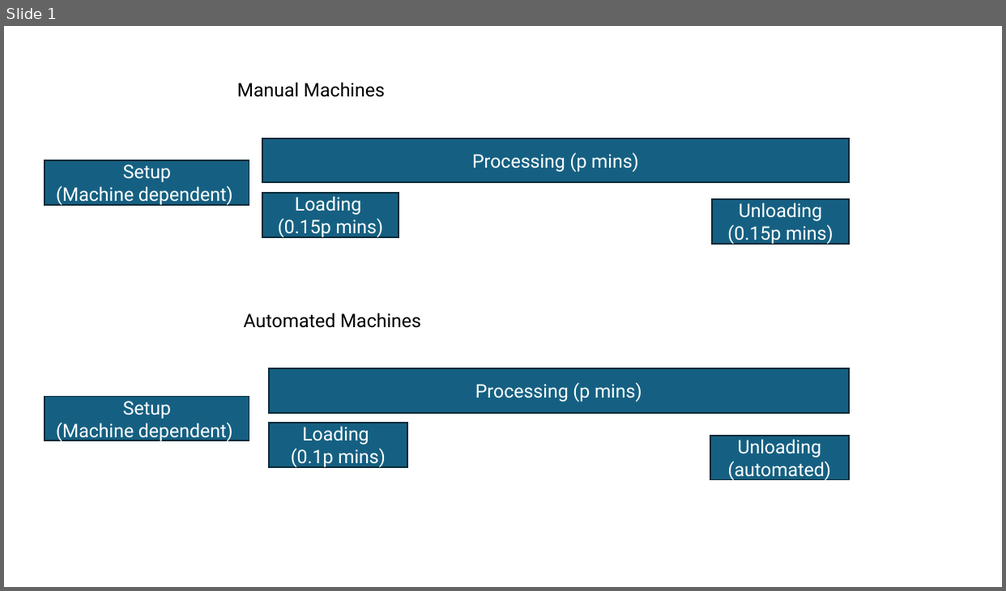
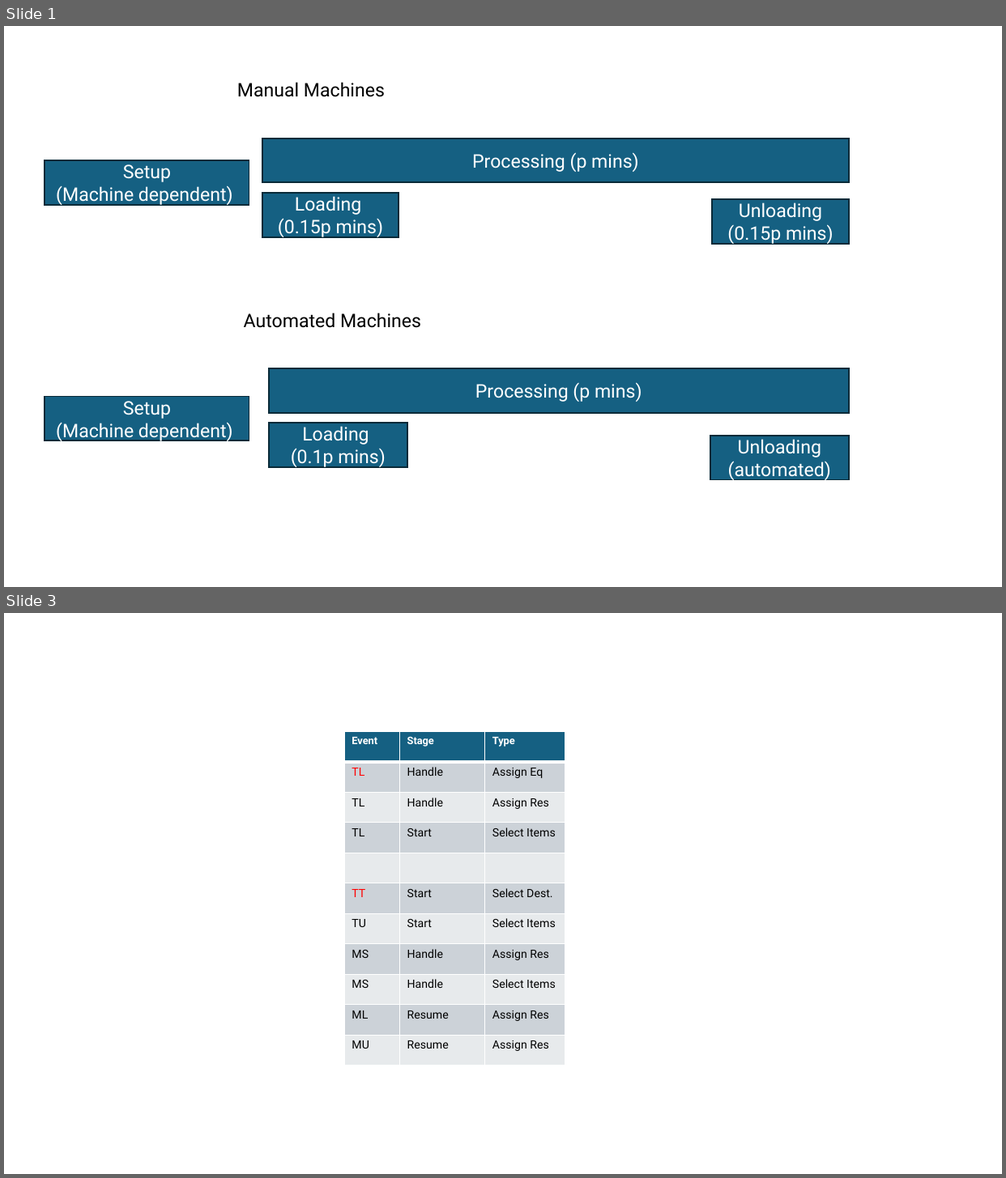
Before and after one commit to muratfirat78/ProductionPlanning, a slide deck: TBRM Machine processing.pptx. Shown one above the other, each under a label of ours: slide 1 before the commit, slides 1 and 3 after it; the slides between them are not shown. The pictures are 1006x591 and 1006x1178 pixels, drawn with LibreOffice and Linux fonts; fonts in the diff are those of the drawing. Boxes give left, top, right and bottom in pixels: in the first picture for what was removed or moved away, otherwise in the second. Text is boxed around its words. In the diff, an @@ line names an element or a change of style, - is before the commit and + after.

```diff
--- a/TBRM Machine processing.pptx
+++ b/TBRM Machine processing.pptx
@@ slide 3 added at [4, 613, 1002, 1174], background #FFFFFF @@
@@ table added at [345, 731, 565, 1065], 11 rows, 3 columns @@
+Event | Stage | Type
+TL | Handle | Assign Eq
+TL | Handle | Assign Res
+TL | Start | Select Items
+ |  | 
+TT | Start | Select Dest.
+TU | Start | Select Items
+MS | Handle | Assign Res
+MS | Handle | Select Items
+ML | Resume | Assign Res
+MU | Resume | Assign Res
```
Also in this commit, not shown: 1 other slide added, 12 other files.
